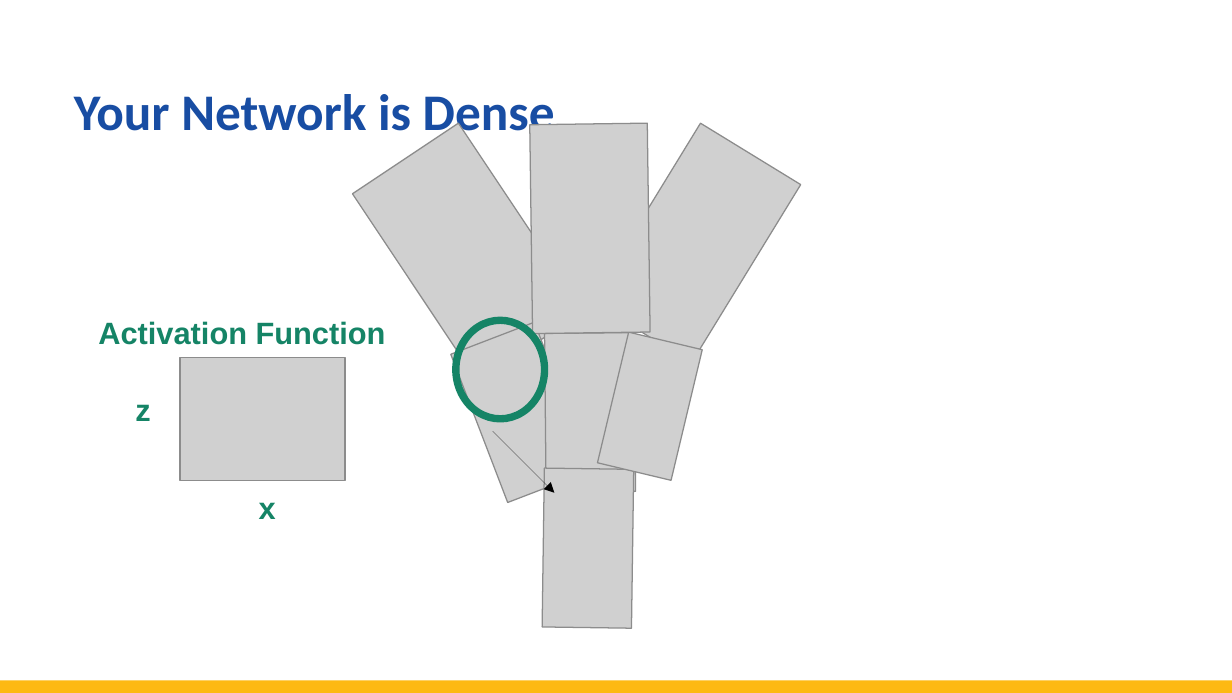
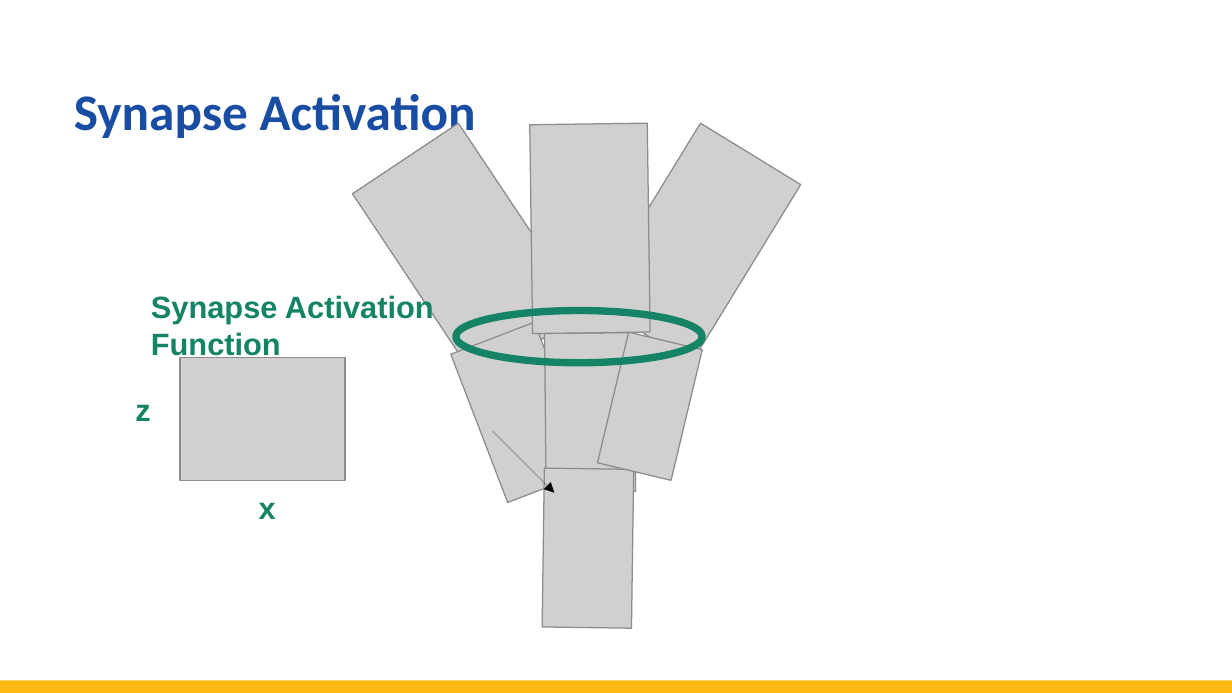
Before and after one commit to totalgood/dsdh, a slide deck: slide 22 of modules/L05/L5--deep-learning-ai.odp (slide 21 before the commit). Drawn at 1232x693 pixels with LibreOffice and Linux fonts; fonts in the diff are those of the drawing; grey boxes stand for pictures. Boxes give left, top, right and bottom in pixels: in the first picture for what was removed or moved away, otherwise in the second. Text is boxed around its words. In the diff, an @@ line names an element or a change of style, - is before the commit and + after.

```diff
--- a/modules/L05/L5--deep-learning-ai.odp
+++ b/modules/L05/L5--deep-learning-ai.odp
@@ title at bbox=[74, 94, 476, 143]: text changed @@
-Your Network is Dense
+Synapse Activation
@@ text at bbox=[151, 294, 434, 361]: text changed @@
-Activation Function
+Synapse Activation
+Function
@@ ellipse: place and size @@
-ellipse at bbox=[456, 320, 545, 419]
+ellipse at bbox=[456, 310, 702, 362]
```
Also in this commit, not shown: 3 other slides changed, 10 slides removed, 37 other files.
